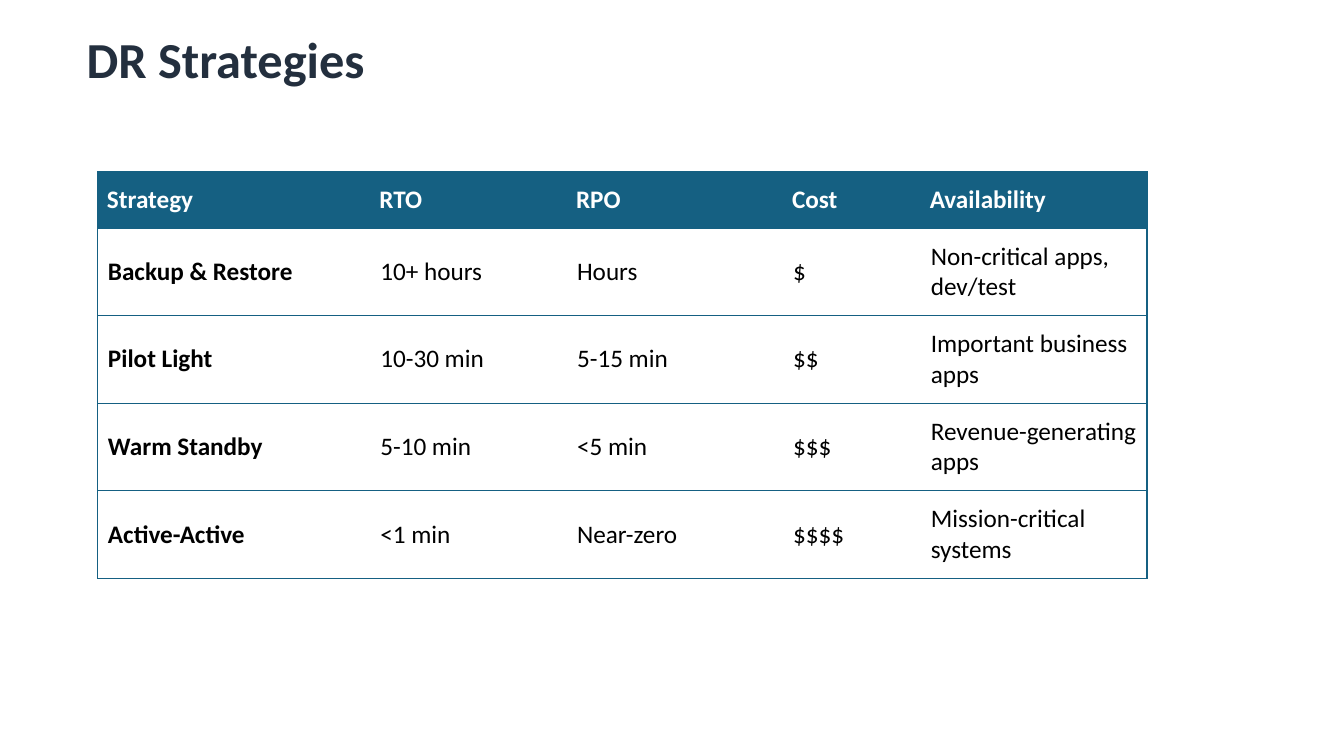
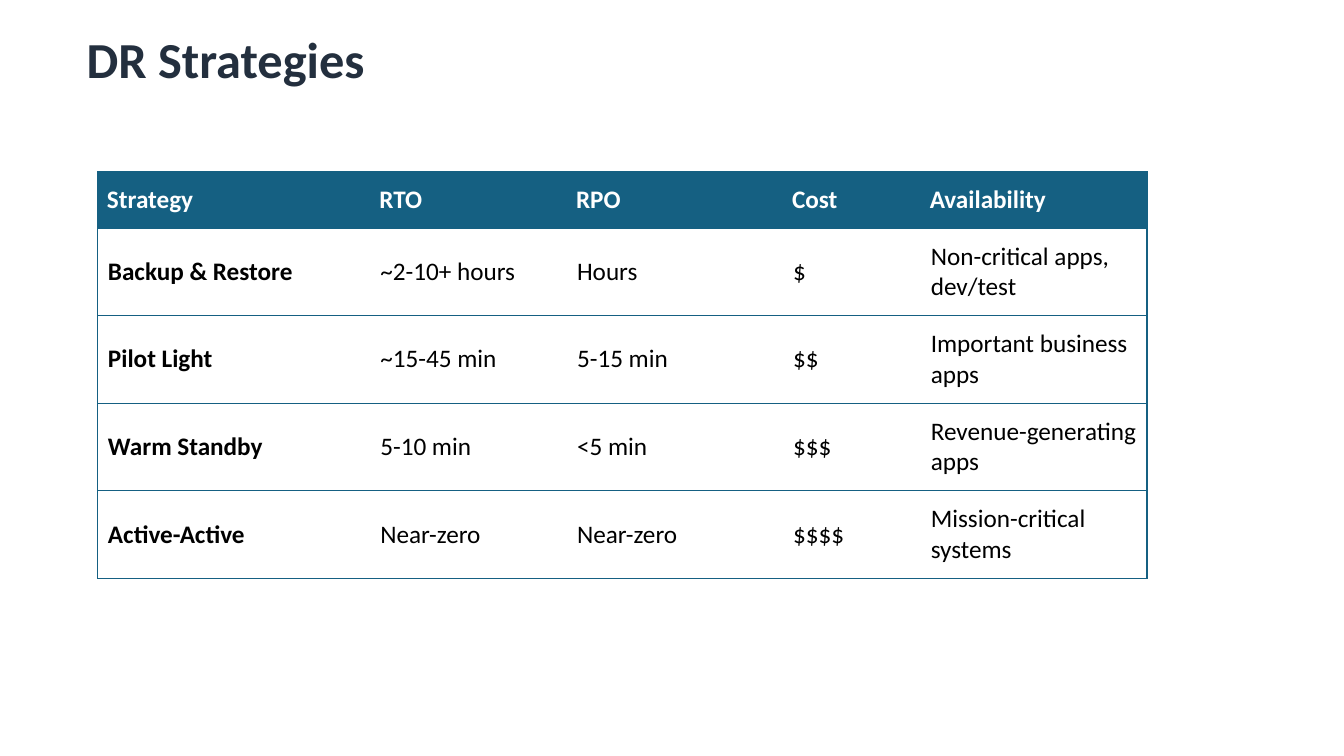
Before and after one commit to aishp411/PPMCAD12, a slide deck: slide 4 of AWS/AWS_Disaster_Recovery&BackUps.pptx. Drawn at 1344x756 pixels with LibreOffice and Linux fonts; fonts in the diff are those of the drawing. Boxes give left, top, right and bottom in pixels: in the first picture for what was removed or moved away, otherwise in the second. Text is boxed around its words. In the diff, an @@ line names an element or a change of style, - is before the commit and + after.

```diff
--- a/AWS/AWS_Disaster_Recovery&BackUps.pptx
+++ b/AWS/AWS_Disaster_Recovery&BackUps.pptx
@@ table at [98, 172, 1147, 579] @@
-row 2, column 2: 10+ hours
+row 2, column 2: ~2-10+ hours
-row 3, column 2: 10-30 min
+row 3, column 2: ~15-45 min
-row 5, column 2: <1 min
+row 5, column 2: Near-zero
```
Also in this commit, not shown: 4 other slides changed, 6 other files.
